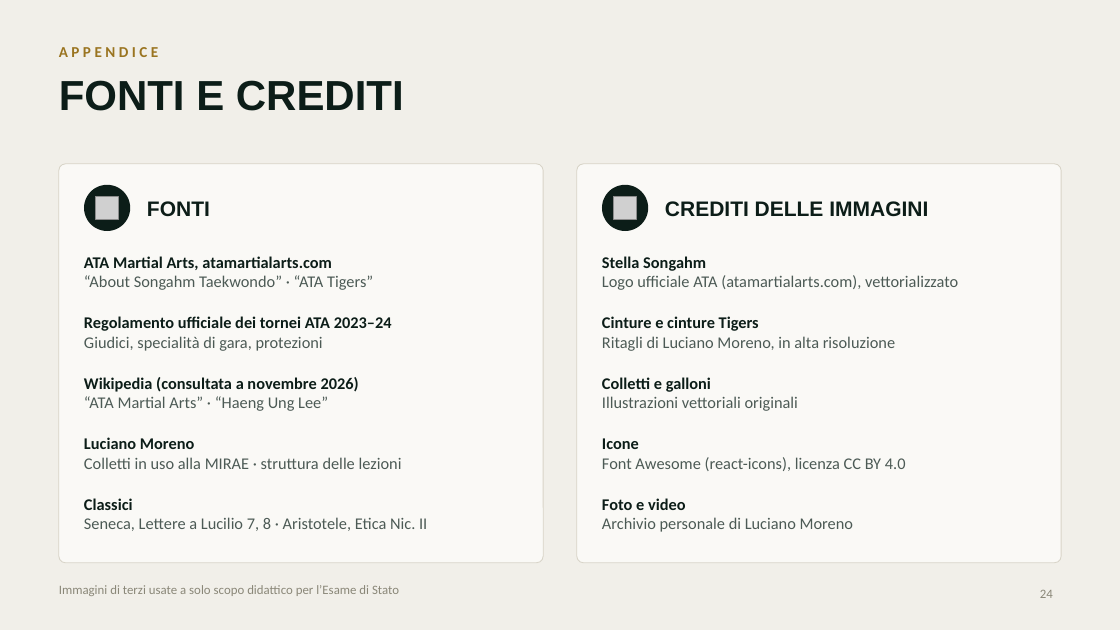
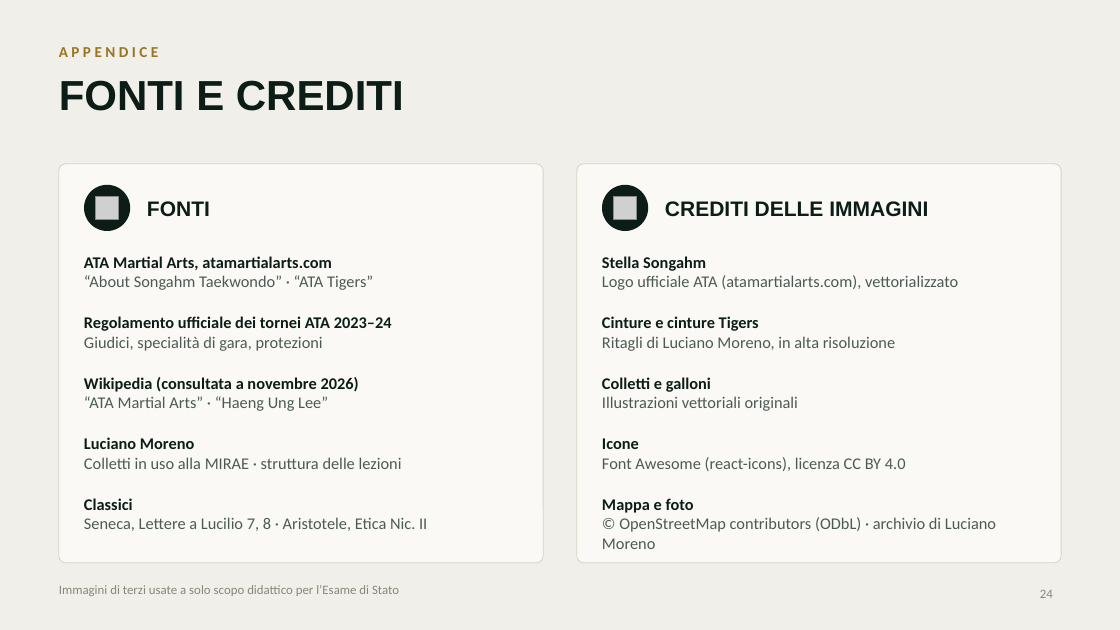
Before and after one commit to maxwhinsis-byte/mirae-imagenes, a slide deck: slide 24 of salida/Taekwondo_Songahm_Scuola_Lavoro.pptx. Drawn at 1120x630 pixels with LibreOffice and Linux fonts; fonts in the diff are those of the drawing; grey boxes stand for pictures. Boxes give left, top, right and bottom in pixels: in the first picture for what was removed or moved away, otherwise in the second. Text is boxed around its words. In the diff, an @@ line names an element or a change of style, - is before the commit and + after.

```diff
--- a/salida/Taekwondo_Songahm_Scuola_Lavoro.pptx
+++ b/salida/Taekwondo_Songahm_Scuola_Lavoro.pptx
@@ text at [602,498,996,549]: text changed @@
-Foto e video
-Archivio personale di Luciano Moreno
+Mappa e foto
+© OpenStreetMap contributors (ODbL) · archivio di Luciano Moreno
```
Also in this commit, not shown: 1 other slide changed, 10 other files.
